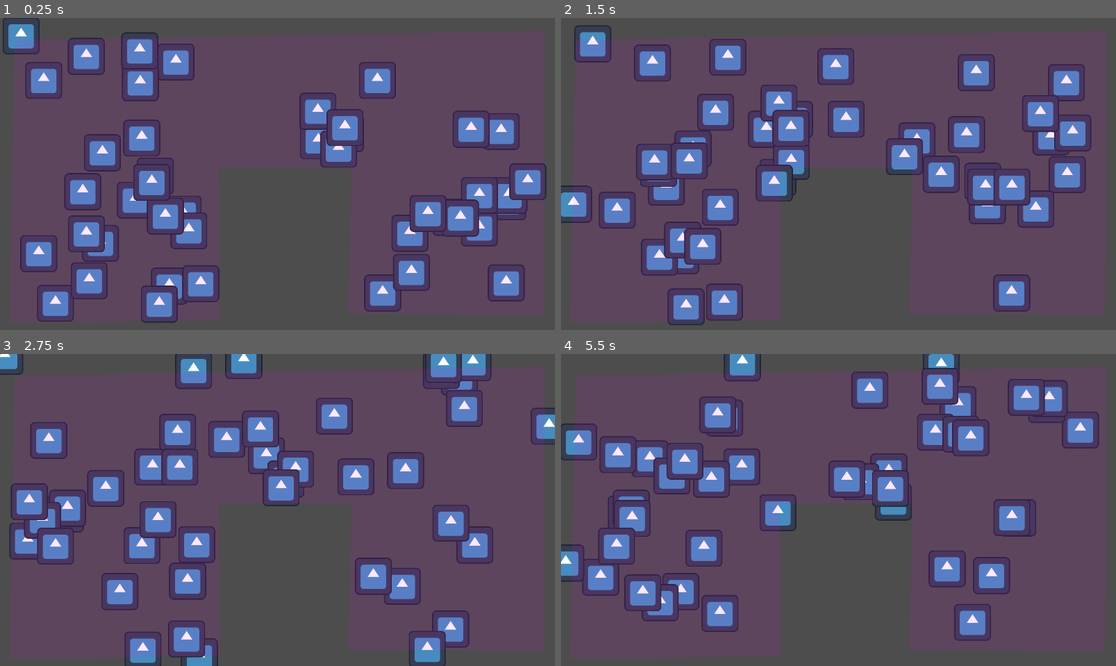
Above: before the commit, frames 1-4 (two rows, left to right).
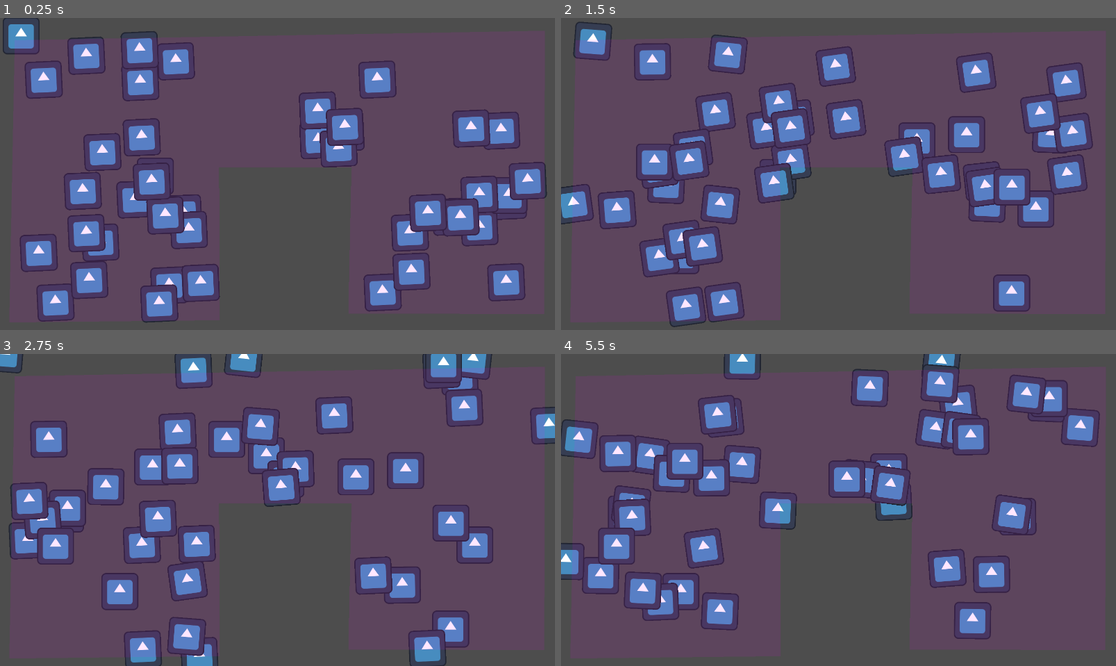
Above: after the commit, the same moments.

Repository: kscd/masquerade-ball-heist
Game: Godot game, scene res://scenes/spawner_test.tscn
Same seed, same stepped clock (60 frames per second), same inputs: the game is played once before the commit and once after it. The engine's default icon, where the game draws it, is replaced by a stand-in: a white triangle on a blue panel in a dark square.
Inputs (mouse positions are in pixels of both pictures, inside the frame that each line leads up to):
- Up to frame 1 (0.25 s): no input
- Up to frame 2 (1.5 s): move the mouse to (960, 158) at 0.52 s; hold D (right) 0.53-1.28 s; click (960, 158) at 0.67 s; move the mouse to (727, 189) at 1.27 s; hold S (down) from 1.28 s (still down)
- Up to frame 3 (2.75 s): move the mouse to (333, 441) at 2.02 s; release S (down) at 2.03 s; hold D (right) from 2.03 s (still down)
- Up to frame 4 (5.5 s): move the mouse to (810, 572) at 2.77 s; release D (right) at 2.78 s; hold W (up) 2.78-3.53 s; click (810, 572) at 2.92 s; move the mouse to (1005, 556) at 3.52 s; hold A (left) 3.53-5.03 s; move the mouse to (672, 463) at 4.27 s; move the mouse to (866, 510) at 5.02 s; hold S (down) from 5.03 s (still down); click (866, 510) at 5.17 s

The runs differ from the first frame. In frame 1, 3.4% of the frame differs, in the area x 3-99%, y 4-98%; in frame 2, 4.8%; in frame 3, 3.1%; in frame 4, 5.5%, in the area x 0-98%, y 0-92%.

Commit message:
feat: add hop animation to movement

Diff:
--- a/scripts/game_state.gd
+++ b/scripts/game_state.gd
@@ -45,7 +45,6 @@
 		else:
 			GameEvents.lives_changed.emit(current_lives)
 
-
 # Called every frame. 'delta' is the elapsed time since the previous frame.
 func _process(delta: float) -> void:
 	pass
--- a/scripts/movement.gd
+++ b/scripts/movement.gd
@@ -5,9 +5,14 @@
 @export var friction = 1200.0
 
 @onready var body: CharacterBody2D = get_parent()
+@onready var sprite: Sprite2D = get_parent().get_node("Sprite2D")
+
 var input_direction = Vector2.ZERO
 var push_direction = Vector2.ZERO
 var push_force = 0.0
+
+var is_hopping = false
+var hop_tween: Tween
 
 func _physics_process(delta: float) -> void:
 	if input_direction != Vector2.ZERO:
@@ -21,3 +26,31 @@
 		pass
 
 	body.move_and_slide()
+
+	if body.velocity.length() > 10:
+		start_hop()
+	else:
+		stop_hop()
+
+func start_hop():
+	if is_hopping: return
+	is_hopping = true
+
+	if hop_tween: hop_tween.kill()
+	hop_tween = create_tween().set_loops()
+
+	hop_tween.tween_property(sprite, "position:y", -10, 0.15).set_trans(Tween.TRANS_SINE)
+	hop_tween.parallel().tween_property(sprite, "rotation_degrees", 8, 0.15)
+
+	hop_tween.tween_property(sprite, "position:y", 0, 0.15).set_trans(Tween.TRANS_SINE)
+	hop_tween.parallel().tween_property(sprite, "rotation_degrees", -8, 0.15)
+
+func stop_hop():
+	if not is_hopping: return
+	is_hopping = false
+
+	if hop_tween: hop_tween.kill()
+
+	var reset = create_tween()
+	reset.tween_property(sprite, "position:y", 0, 0.1)
+	reset.parallel().tween_property(sprite, "rotation_degrees", 0, 0.1)
